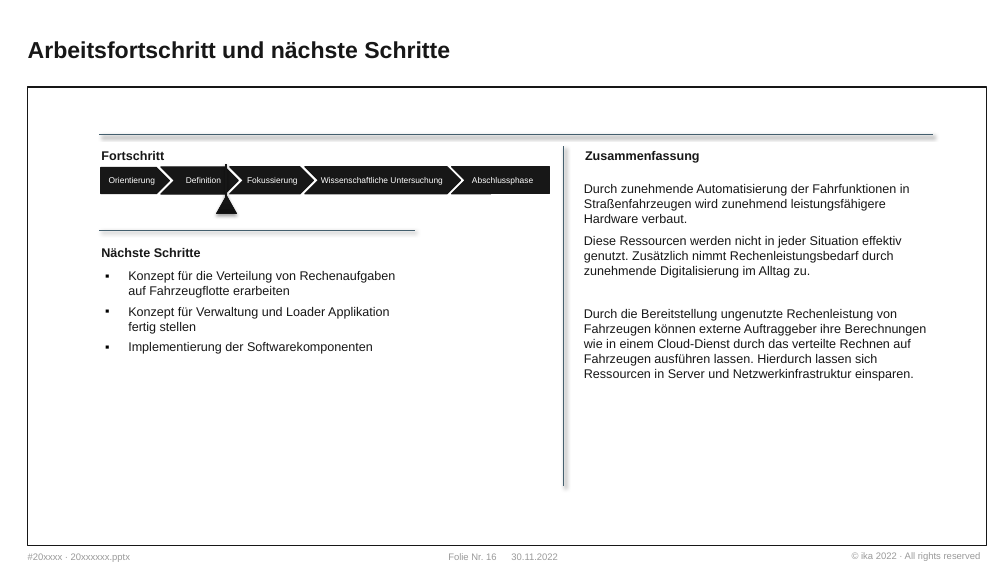
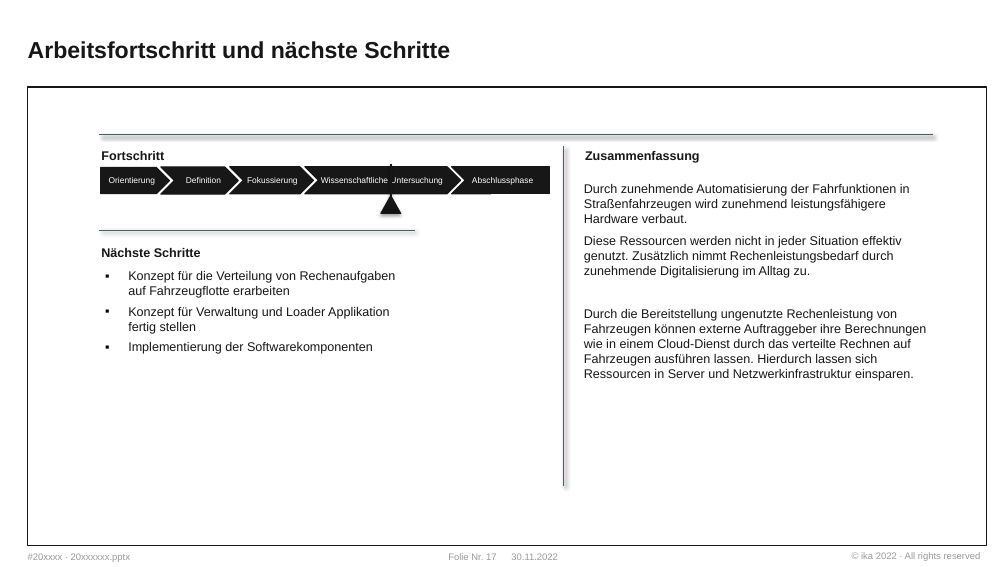
Before and after one commit to WhR4Ven/Diss_Dokument, a slide deck: slide 17 of Vortrag/Themenstellung.pptx (slide 16 before the commit). Drawn at 1008x567 pixels with LibreOffice and Linux fonts; fonts in the diff are those of the drawing; background and template pictures are left out. Boxes give left, top, right and bottom in pixels: in the first picture for what was removed or moved away, otherwise in the second. Text is boxed around its words. In the diff, an @@ line names an element or a change of style, - is before the commit and + after.

```diff
--- a/Vortrag/Themenstellung.pptx
+++ b/Vortrag/Themenstellung.pptx
@@ line moved from (226, 164) - (226, 203) to (391, 164) - (391, 203) @@
@@ triangle: place and size @@
-triangle at [216,196,237,214]
+triangle at [381,196,402,214]
@@ page number at [448,553,497,560]: text changed @@
-Folie Nr. 16
+Folie Nr. 17
```
Also in this commit, not shown: 1 other slide changed, 1 slide added, 16 other files.
